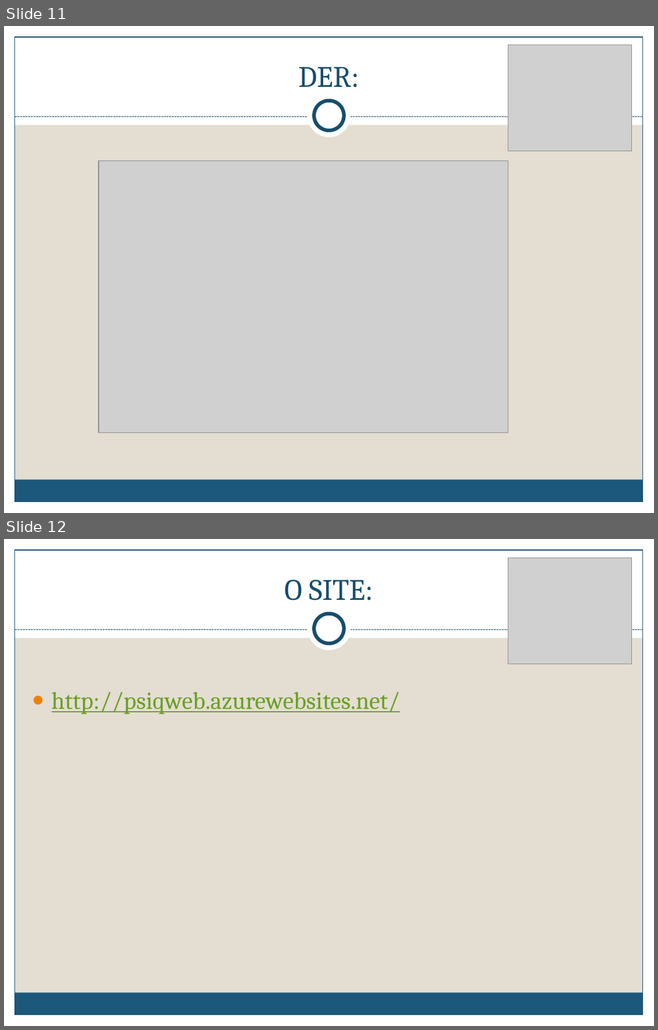
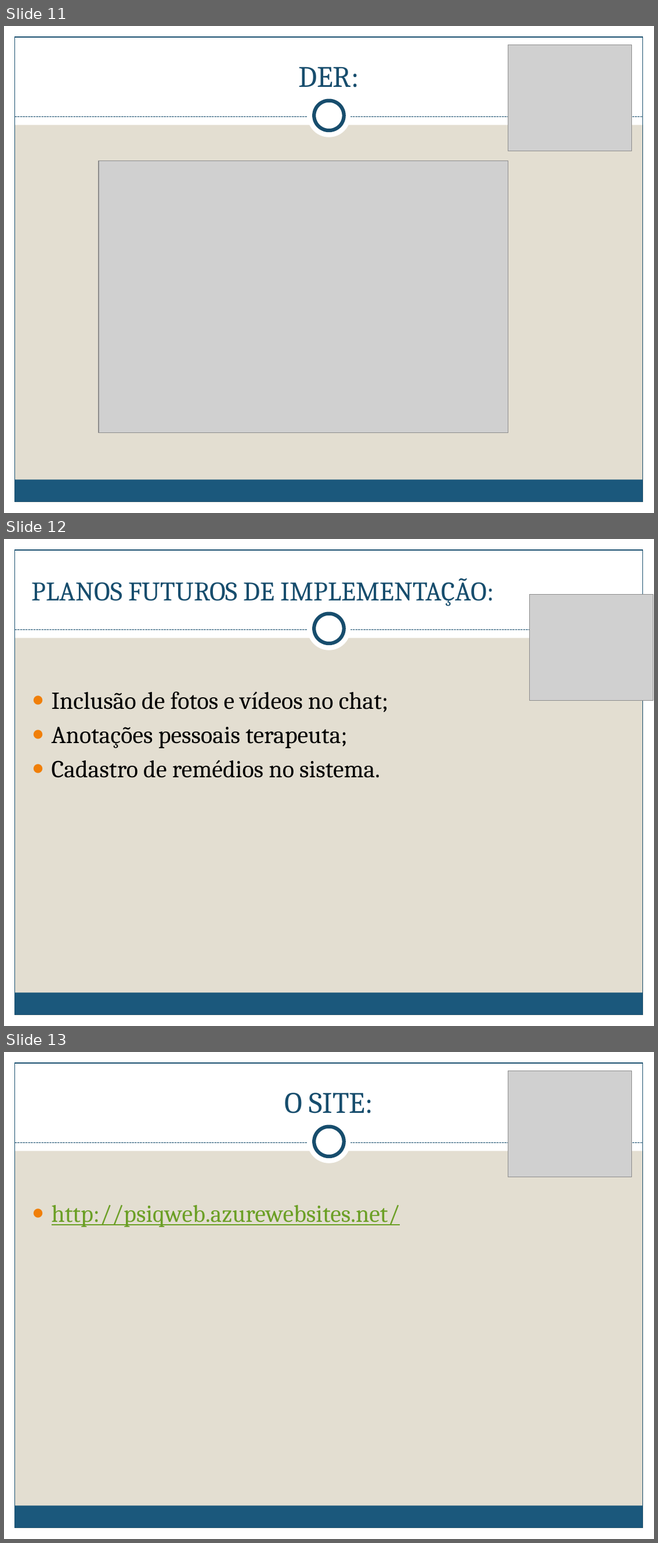
Before and after one commit to jhenitmj/PSIQ, a slide deck: DocumentoPSIQ/PSIQ.pptx. Shown one above the other, each under a label of ours: slides 11 and 12 before the commit, slides 11, 12 and 13 after it. The pictures are 658x1030 and 658x1543 pixels, drawn with LibreOffice and Linux fonts; fonts in the diff are those of the drawing; grey boxes stand for pictures. Boxes give left, top, right and bottom in pixels: in the first picture for what was removed or moved away, otherwise in the second. Text is boxed around its words. In the diff, an @@ line names an element or a change of style, - is before the commit and + after.

```diff
--- a/DocumentoPSIQ/PSIQ.pptx
+++ b/DocumentoPSIQ/PSIQ.pptx
@@ slide 12 added at [4,539,654,1026], background #E3DED1; not listed: 9 template elements that a slide beside it also shows @@
@@ title added at [32,578,494,606], 29.7 pt, text #184E6D @@
+PLANOS FUTUROS DE IMPLEMENTAÇÃO:
@@ picture added at [529,594,652,701] @@
@@ text added at [52,692,388,778], 27 pt, text #000000 @@
+● Inclusão de fotos e vídeos no chat;
+● Anotações pessoais terapeuta;
+● Cadastro de remédios no sistema.
@@ what was slide 12 is now slide 13 @@
```
Also in this commit, not shown: 1 other file.
